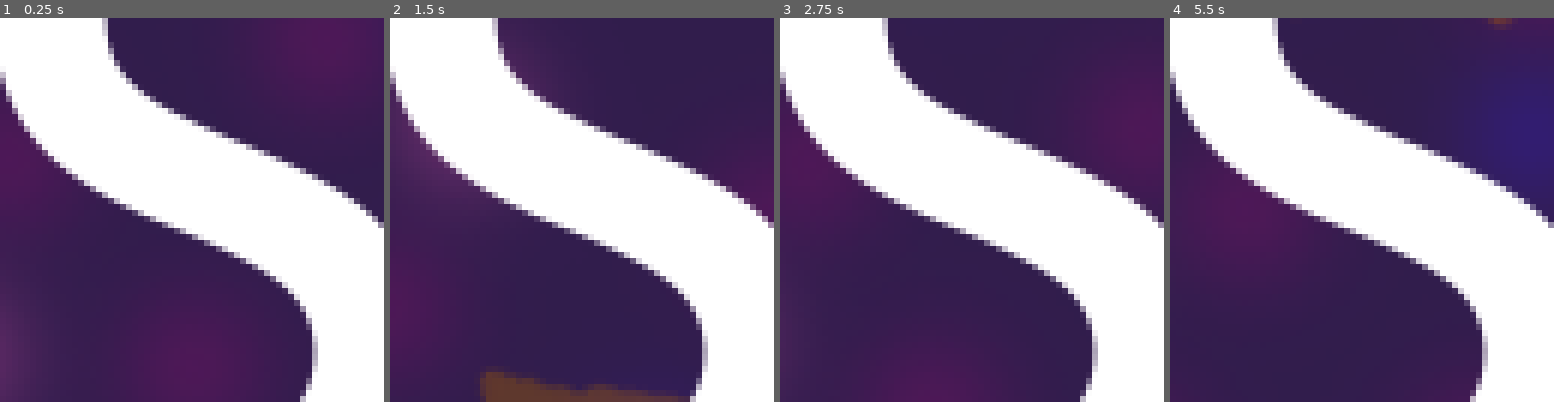
Above: before the commit, frames 1-4 (left to right).
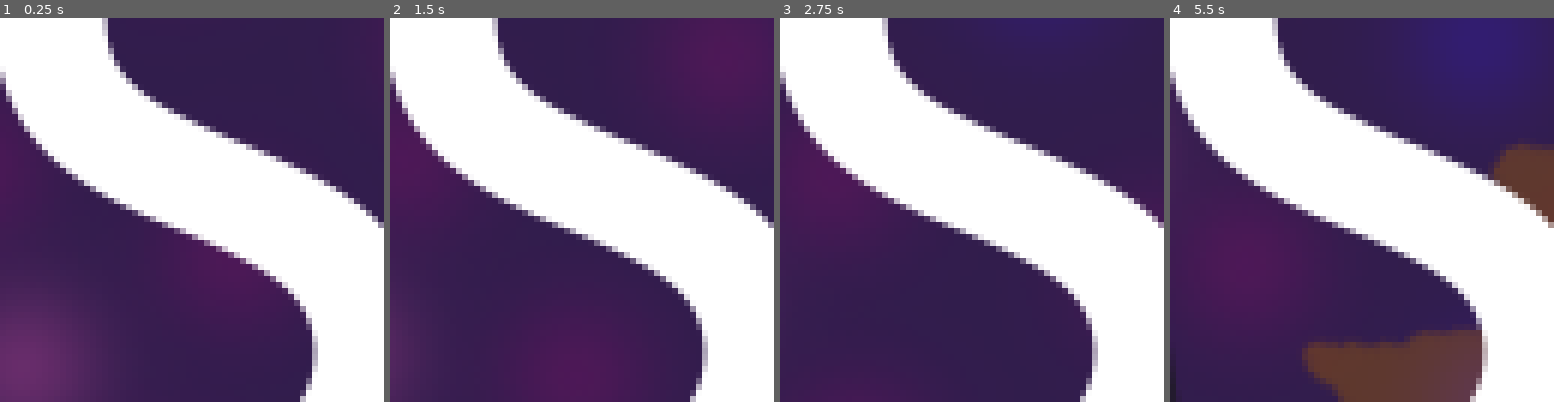
Above: after the commit, the same moments.

Repository: real-chicken-master/GDD112TempName
Game: Godot game, scene res://titleScreen/title_screen.tscn
Same seed, same stepped clock (60 frames per second), same inputs: the game is played once before the commit and once after it.
Inputs:
- Up to frame 1 (0.25 s): no input
- Up to frame 2 (1.5 s): hold D (right1) from 0.53 s (still down); tap Down (down2) at 0.6 s; tap W (up1) at 0.77 s; tap Left (left2) at 1.35 s
- Up to frame 3 (2.75 s): tap W (up1) at 1.52 s; release D (right1) at 2.03 s; hold A (left1) from 2.03 s (still down); tap Right (right2) at 2.1 s
- Up to frame 4 (5.5 s): release A (left1) at 2.78 s; hold D (right1) 2.78-4.28 s; tap Up (up2) at 2.85 s; tap W (up1) at 3.02, 3.77, 4.52 s; tap Down (down2) at 3.6 s; hold A (left1) 4.28-5.03 s; tap Left (left2) at 4.35 s; hold D (right1) from 5.03 s (still down); tap Right (right2) at 5.1 s

The runs differ from the first frame. In frame 1, 3.8% of the frame differs, in the area x 3-88%, y 0-100%; in frame 2, 4.5%; in frame 3, 1.0%; in frame 4, 12%, in the area x 0-100%, y 0-100%.

Commit message:
did stuff

Diff:
--- a/UI/splitscreen.tscn
+++ b/UI/splitscreen.tscn
@@ -52,12 +52,13 @@
 
 [node name="SubViewport" type="SubViewport" parent="HBoxContainer/SubViewportContainer"]
 handle_input_locally = false
-size = Vector2i(2, 2)
+size = Vector2i(3, 10)
 render_target_update_mode = 4
 script = SubResource("GDScript_3ulip")
 
 [node name="Camera2D" type="Camera2D" parent="HBoxContainer/SubViewportContainer/SubViewport" groups=["camera"]]
 position_smoothing_enabled = true
+position_smoothing_speed = 3.0
 
 [node name="player1" parent="HBoxContainer/SubViewportContainer/SubViewport" instance=ExtResource("1_slcjd")]
 z_index = 2
@@ -76,12 +77,13 @@
 
 [node name="SubViewport" type="SubViewport" parent="HBoxContainer/SubViewportContainer2"]
 handle_input_locally = false
-size = Vector2i(2, 2)
+size = Vector2i(3, 10)
 render_target_update_mode = 4
 script = SubResource("GDScript_eexgl")
 
 [node name="Camera2D" type="Camera2D" parent="HBoxContainer/SubViewportContainer2/SubViewport" groups=["camera"]]
 position_smoothing_enabled = true
+position_smoothing_speed = 3.0
 
 [node name="player2" parent="HBoxContainer/SubViewportContainer2/SubViewport" instance=ExtResource("2_5bn30")]
 position = Vector2(300, 50)
--- a/titleScreen/title_screen.gd
+++ b/titleScreen/title_screen.gd
@@ -1,9 +1,17 @@
 extends Control
 
+var rotate =  randf_range(-1,1)
+var button_Rotate = randf_range(-1,1)
 func _process(_delta):
-	$BackgroundArt.rotation_degrees += 2.5
-	$ArcadeWall.rotation_degrees += 2.5
-	pass
+	$BackgroundArt.rotation_degrees += rotate
+	$ArcadeWall.rotation_degrees -= rotate
+	$Button.rotation_degrees += button_Rotate
 
 func _on_button_button_down():
 	get_tree().change_scene_to_file("res://UI/splitscreen.tscn")
+
+
+func _on_timer_timeout():
+	rotate =  randf_range(-1,1)
+	button_Rotate = randf_range(-1,1)
+	$Timer.start()
--- a/titleScreen/title_screen.tscn
+++ b/titleScreen/title_screen.tscn
@@ -77,4 +77,6 @@
 vertical_alignment = 1
 metadata/_edit_use_anchors_ = true
 
+[node name="Timer" type="Timer" parent="."]
+
 [connection signal="button_down" from="Button" to="." method="_on_button_button_down"]
Not shown: 1 places in Minigames/bullet hell/bullet.tscn that only renumber resources
Not shown: 1 places in Minigames/platformer/platformer_win.tscn that only renumber resources
Not shown: 1 places in lobby/main_lobby.tscn that only renumber resources
Not shown: 1 places in players/player 2/player2.tscn that only renumber resources
Not shown: 1 places in players/player1/player1.tscn that only renumber resources
Not shown: 1 places in titleScreen/title_screen.tscn that only renumber resources
